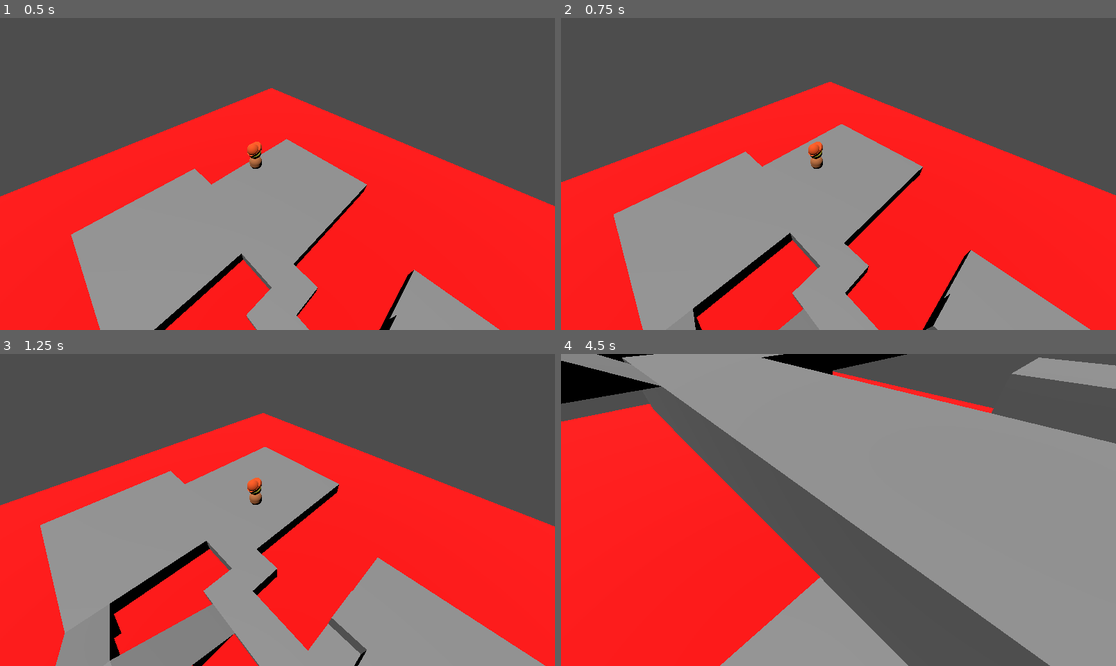
Above: before the commit, frames 1-4 (two rows, left to right).
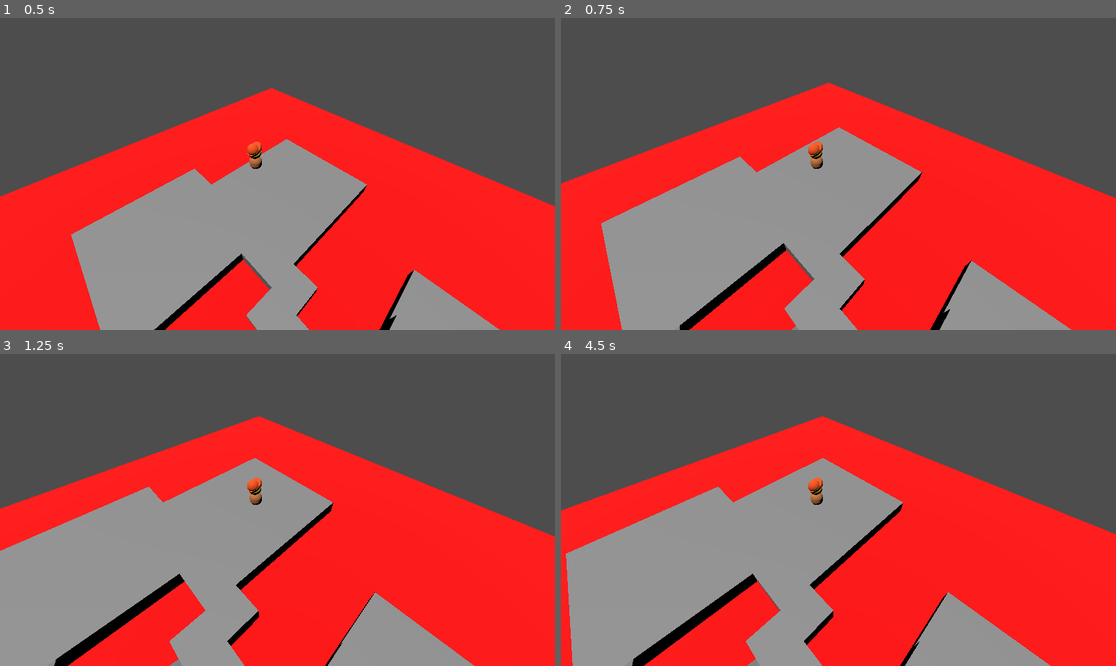
Above: after the commit, the same moments.

Repository: learnictnow/godot-3rd-person-fixed-camera
Game: Godot game, scene res://test_level/test_environment.tscn
The game is run twice, just before and just after one commit, with the same random seed, the same clock (stepped at 60 frames per second) and the same inputs.
Inputs:
- Up to frame 1 (0.5 s): no input
- Up to frame 2 (0.75 s): tap Enter (ui_accept) at 0.5 s; hold Right (ui_right) from 0.53 s (still down)
- Up to frame 3 (1.25 s): keep holding Right (ui_right); tap Enter (ui_accept) at 0.77 s
- Up to frame 4 (4.5 s): release Right (ui_right) at 1.28 s; hold Down (ui_down) 1.28-2.03 s; tap Enter (ui_accept) at 1.52, 3.02, 3.77 s; hold Right (ui_right) 2.03-2.78 s; hold Up (ui_up) 2.78-3.53 s; hold Left (ui_left) from 3.53 s (still down)

Frame 1 is identical in both runs. In frame 2, 5.9% of the frame differs, in the area x 0-100%, y 20-100%; in frame 3, 20%; in frame 4, 79%, in the area x 0-100%, y 0-100%.

Commit message:
Player moves in direction of the camera

Diff:
--- a/Player.gd
+++ b/PlayerFixed3RD.gd
@@ -20,7 +20,9 @@
 	# Get the input direction and handle the movement/deceleration.
 	# As good practice, you should replace UI actions with custom gameplay actions.
 	var input_dir = Input.get_vector("ui_left", "ui_right", "ui_up", "ui_down")
-	var direction = (transform.basis * Vector3(input_dir.x, 0, input_dir.y)).normalized()
+
+	# Change Transform.basis to have the camera location in front to make the input match the camers
+	var direction = ($CameraPivot/Camera3D.transform.basis * Vector3(input_dir.x, 0, input_dir.y)).normalized()
 	if direction:
 		velocity.x = direction.x * SPEED
 		velocity.z = direction.z * SPEED
--- a/PlayerFixed3RD.tscn
+++ b/PlayerFixed3RD.tscn
@@ -1,6 +1,6 @@
 [gd_scene load_steps=12 format=3 uid="uid://c4dyfiufsjalg"]
 
-[ext_resource type="Script" path="res://Player.gd" id="1_nm2aa"]
+[ext_resource type="Script" path="res://PlayerFixed3RD.gd" id="1_nm2aa"]
 
 [sub_resource type="CapsuleMesh" id="CapsuleMesh_utock"]
 height = 1.2
